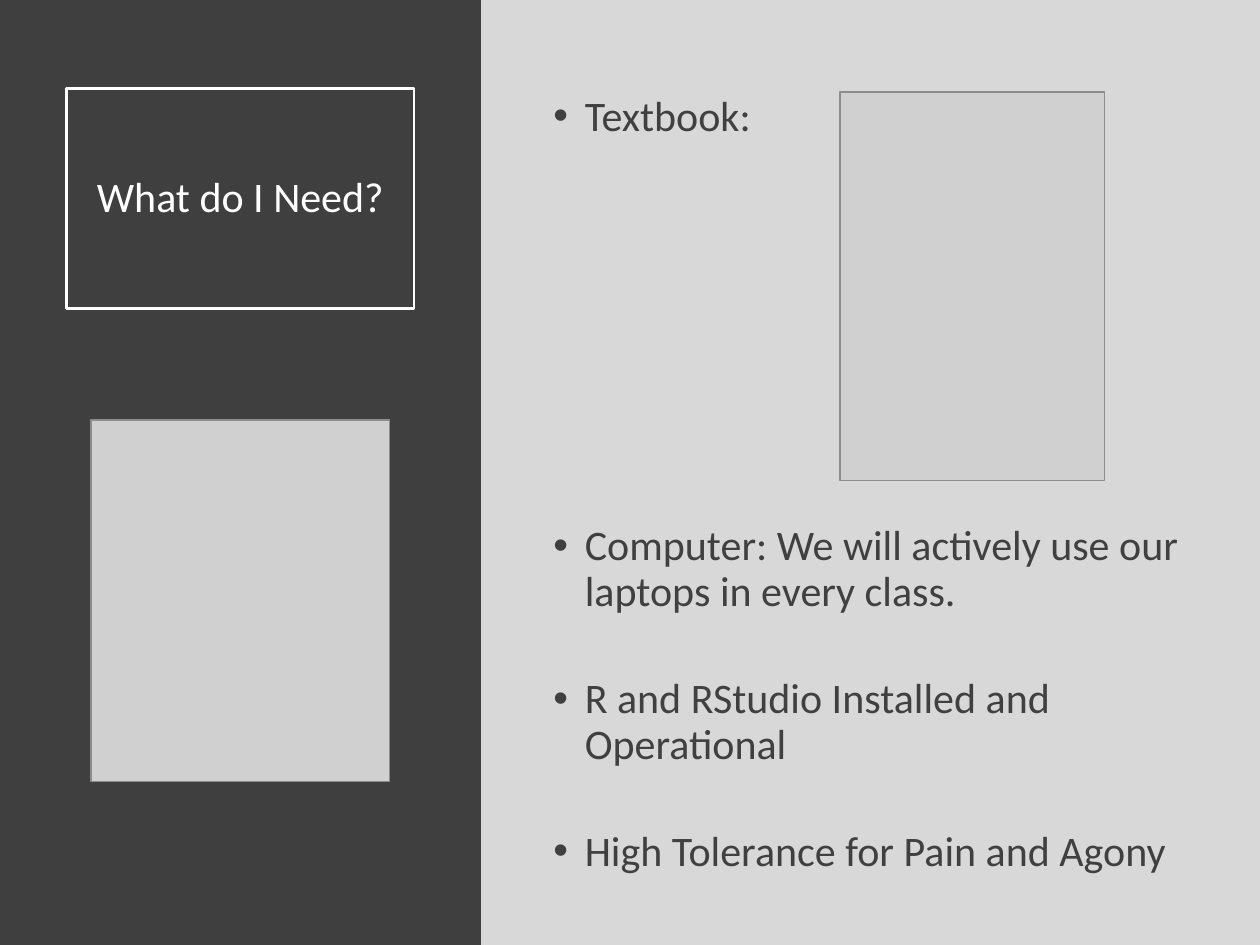
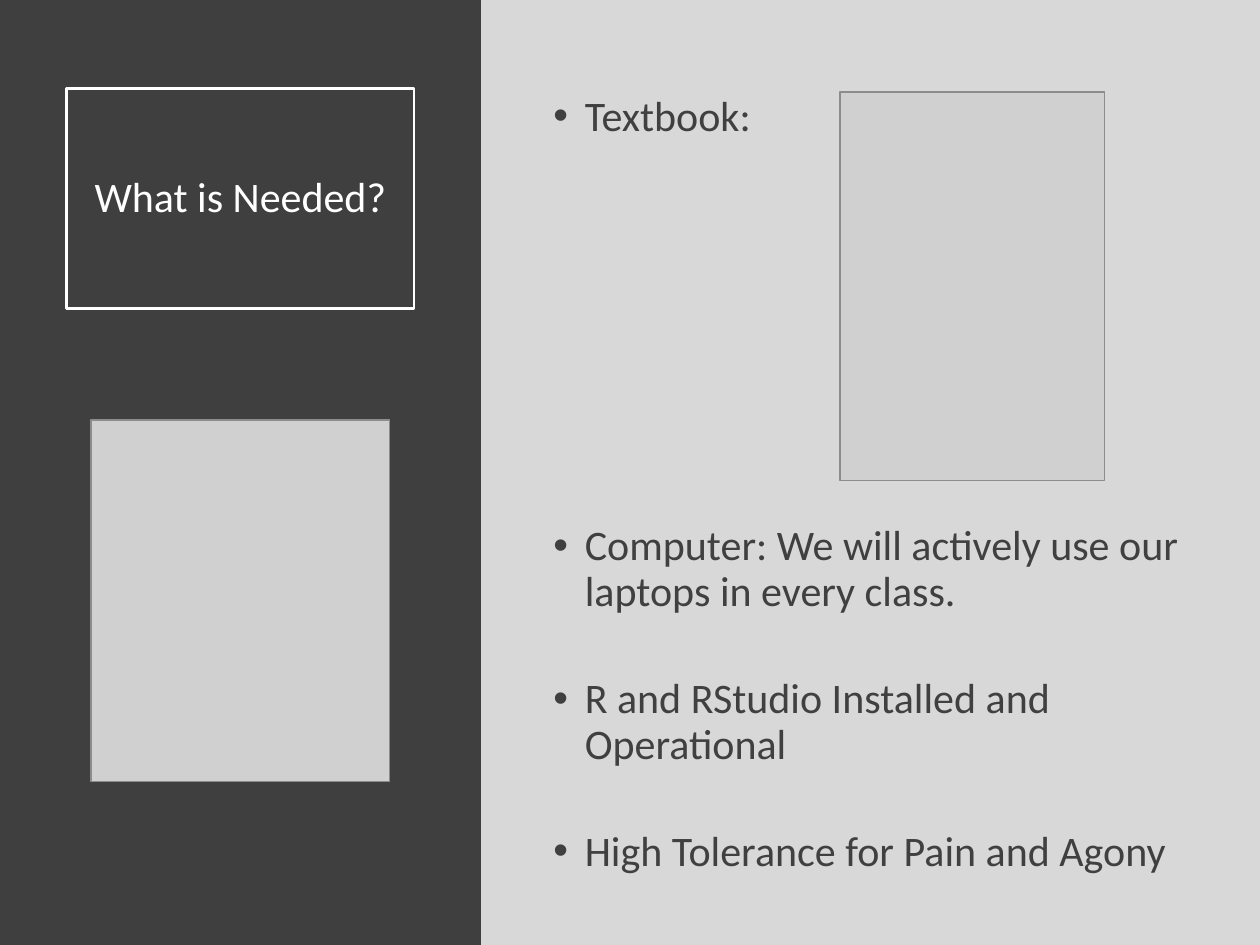
Before and after one commit to SuperMarioGiacomazzo/STOR320_WEBSITE, a slide deck: slide 5 of Lecture/Introduction/Intro_Lecture.pptx. Drawn at 1260x945 pixels with LibreOffice and Linux fonts; fonts in the diff are those of the drawing; grey boxes stand for pictures. Boxes give left, top, right and bottom in pixels: in the first picture for what was removed or moved away, otherwise in the second. Text is boxed around its words. In the diff, an @@ line names an element or a change of style, - is before the commit and + after.

```diff
--- a/Lecture/Introduction/Intro_Lecture.pptx
+++ b/Lecture/Introduction/Intro_Lecture.pptx
@@ title at (94,183,386,213): text changed @@
-What do I Need?
+What is Needed?
```
Also in this commit, not shown: 5 other slides changed, 3 other files.
